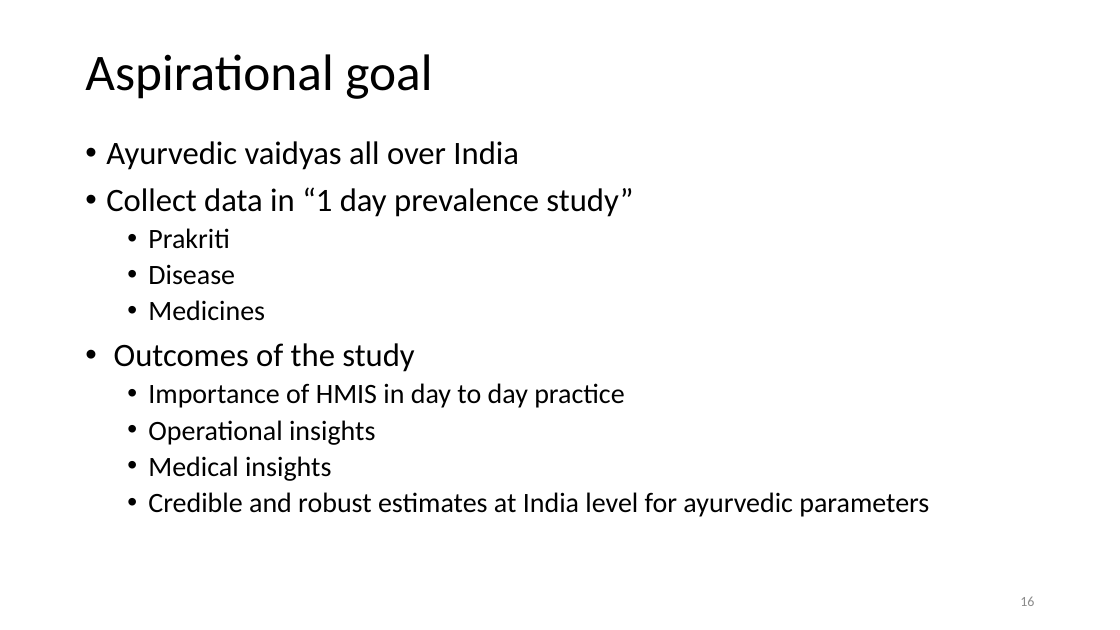
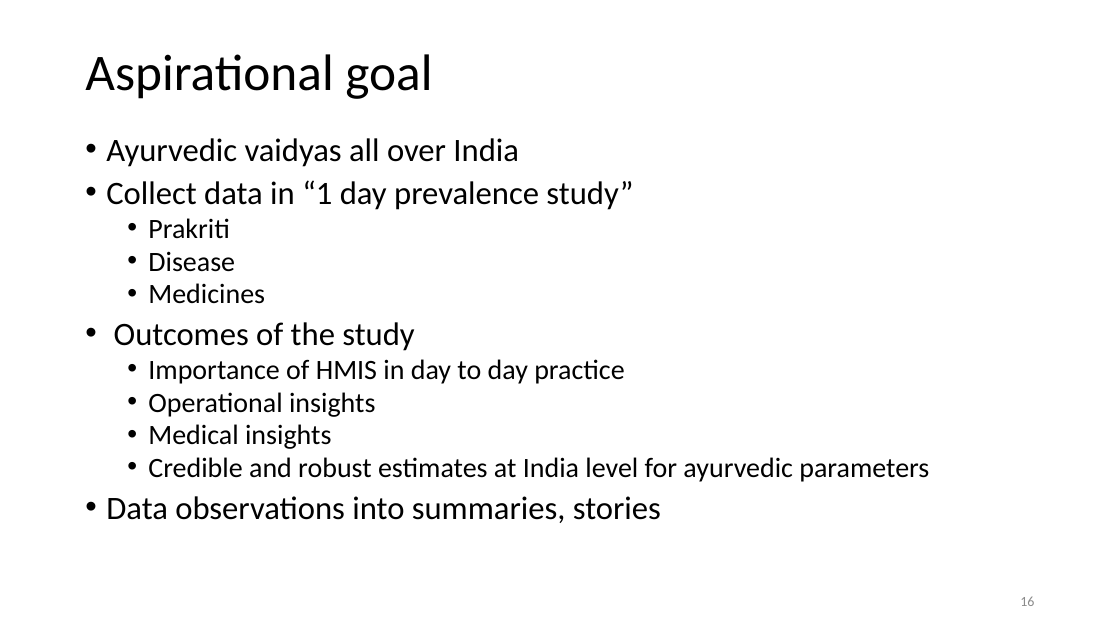
Before and after one commit to coursephd/PostgreSQL, a slide deck: slide 16 of thesis/Pune-Nov2019/01AYUSH-Pune-Nov2019.pptx. Drawn at 1120x630 pixels with LibreOffice and Linux fonts; fonts in the diff are those of the drawing; background and template pictures are left out. Boxes give left, top, right and bottom in pixels: in the first picture for what was removed or moved away, otherwise in the second. Text is boxed around its words. In the diff, an @@ line names an element or a change of style, - is before the commit and + after.

```diff
--- a/thesis/Pune-Nov2019/01AYUSH-Pune-Nov2019.pptx
+++ b/thesis/Pune-Nov2019/01AYUSH-Pune-Nov2019.pptx
@@ text at [106,138,929,482]: line spacing 0.9 to 0.8 @@
@@ text at [106,496,661,523]: paragraph added @@
+• Data observations into summaries, stories
```
Also in this commit, not shown: 3 other slides changed.
